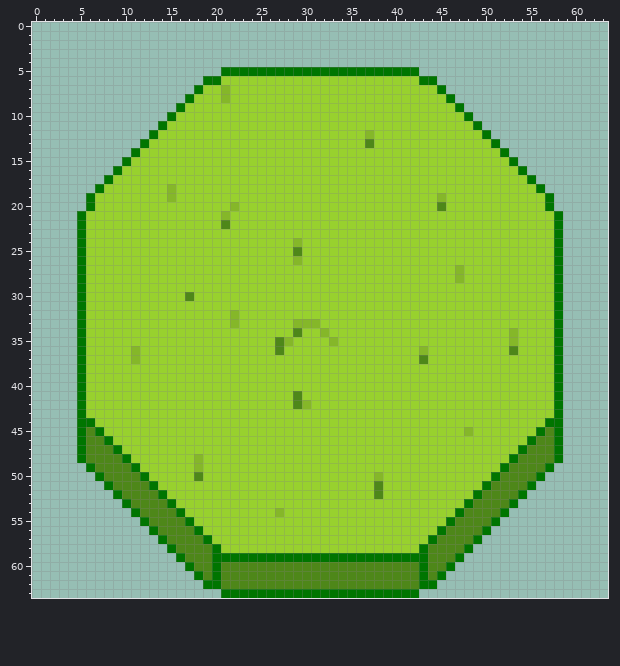
Pixel-art sprite, stored at public/assets/Tiles/Plains/Platform/sheet.png. The first picture shows the starting point.
The file is 64x64 pixels.
New version:
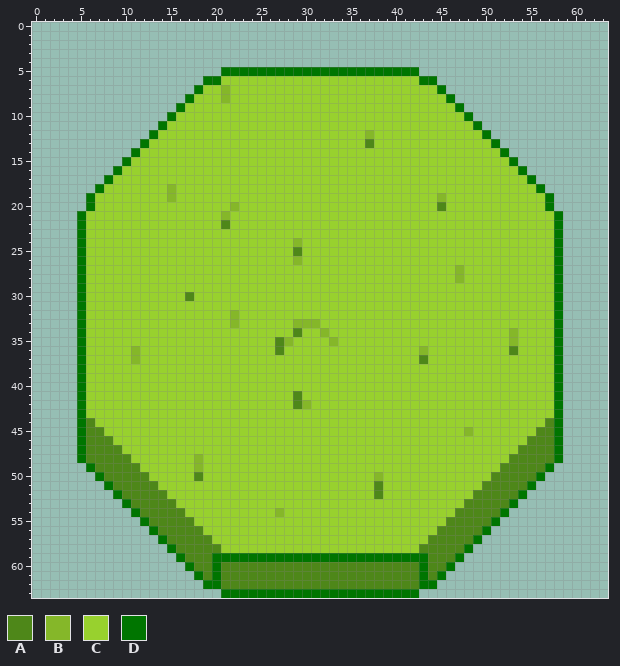
Palette (. is transparent): A #4e8719  B #85b729  C #98d12e  D #007500
From old to new:
@@ x 0..63 @@
 43 .....DCCCCCCCCCCCCCCCCCCCCCCCCCCCCCCCCCCCCCCCCCCCCCCCCCCCCD.....
-44 .....DDCCCCCCCCCCCCCCCCCCCCCCCCCCCCCCCCCCCCCCCCCCCCCCCCCCDD.....
-45 .....DADCCCCCCCCCCCCCCCCCCCCCCCCCCCCCCCCCCCCCCCCBCCCCCCCDAD.....
-46 .....DAADCCCCCCCCCCCCCCCCCCCCCCCCCCCCCCCCCCCCCCCCCCCCCCDAAD.....
-47 .....DAAADCCCCCCCCCCCCCCCCCCCCCCCCCCCCCCCCCCCCCCCCCCCCDAAAD.....
-48 .....DAAAADCCCCCCCBCCCCCCCCCCCCCCCCCCCCCCCCCCCCCCCCCCDAAAAD.....
-49 ......DAAAADCCCCCCBCCCCCCCCCCCCCCCCCCCCCCCCCCCCCCCCCDAAAAD......
-50 .......DAAAADCCCCCACCCCCCCCCCCCCCCCCCCBCCCCCCCCCCCCDAAAAD.......
-51 ........DAAAADCCCCCCCCCCCCCCCCCCCCCCCCACCCCCCCCCCCDAAAAD........
-52 .........DAAAADCCCCCCCCCCCCCCCCCCCCCCCACCCCCCCCCCDAAAAD.........
-53 ..........DAAAADCCCCCCCCCCCCCCCCCCCCCCCCCCCCCCCCDAAAAD..........
-54 ...........DAAAADCCCCCCCCCCBCCCCCCCCCCCCCCCCCCCDAAAAD...........
-55 ............DAAAADCCCCCCCCCCCCCCCCCCCCCCCCCCCCDAAAAD............
-56 .............DAAAADCCCCCCCCCCCCCCCCCCCCCCCCCCDAAAAD.............
-57 ..............DAAAADCCCCCCCCCCCCCCCCCCCCCCCCDAAAAD..............
-58 ...............DAAAADCCCCCCCCCCCCCCCCCCCCCCDAAAAD...............
+44 .....DACCCCCCCCCCCCCCCCCCCCCCCCCCCCCCCCCCCCCCCCCCCCCCCCCCAD.....
+45 .....DAACCCCCCCCCCCCCCCCCCCCCCCCCCCCCCCCCCCCCCCCBCCCCCCCAAD.....
+46 .....DAAACCCCCCCCCCCCCCCCCCCCCCCCCCCCCCCCCCCCCCCCCCCCCCAAAD.....
+47 .....DAAAACCCCCCCCCCCCCCCCCCCCCCCCCCCCCCCCCCCCCCCCCCCCAAAAD.....
+48 .....DAAAAACCCCCCCBCCCCCCCCCCCCCCCCCCCCCCCCCCCCCCCCCCAAAAAD.....
+49 ......DAAAAACCCCCCBCCCCCCCCCCCCCCCCCCCCCCCCCCCCCCCCCAAAAAD......
+50 .......DAAAAACCCCCACCCCCCCCCCCCCCCCCCCBCCCCCCCCCCCCAAAAAD.......
+51 ........DAAAAACCCCCCCCCCCCCCCCCCCCCCCCACCCCCCCCCCCAAAAAD........
+52 .........DAAAAACCCCCCCCCCCCCCCCCCCCCCCACCCCCCCCCCAAAAAD.........
+53 ..........DAAAAACCCCCCCCCCCCCCCCCCCCCCCCCCCCCCCCAAAAAD..........
+54 ...........DAAAAACCCCCCCCCCBCCCCCCCCCCCCCCCCCCCAAAAAD...........
+55 ............DAAAAACCCCCCCCCCCCCCCCCCCCCCCCCCCCAAAAAD............
+56 .............DAAAAACCCCCCCCCCCCCCCCCCCCCCCCCCAAAAAD.............
+57 ..............DAAAAACCCCCCCCCCCCCCCCCCCCCCCCAAAAAD..............
+58 ...............DAAAAACCCCCCCCCCCCCCCCCCCCCCAAAAAD...............
 59 ................DAAADDDDDDDDDDDDDDDDDDDDDDDDAAAD................
Boxes around the changes in both pictures, in picture pixels (x1, y1, x2, y2):
changed: (86, 418, 221, 553)
changed: (419, 418, 554, 553)
